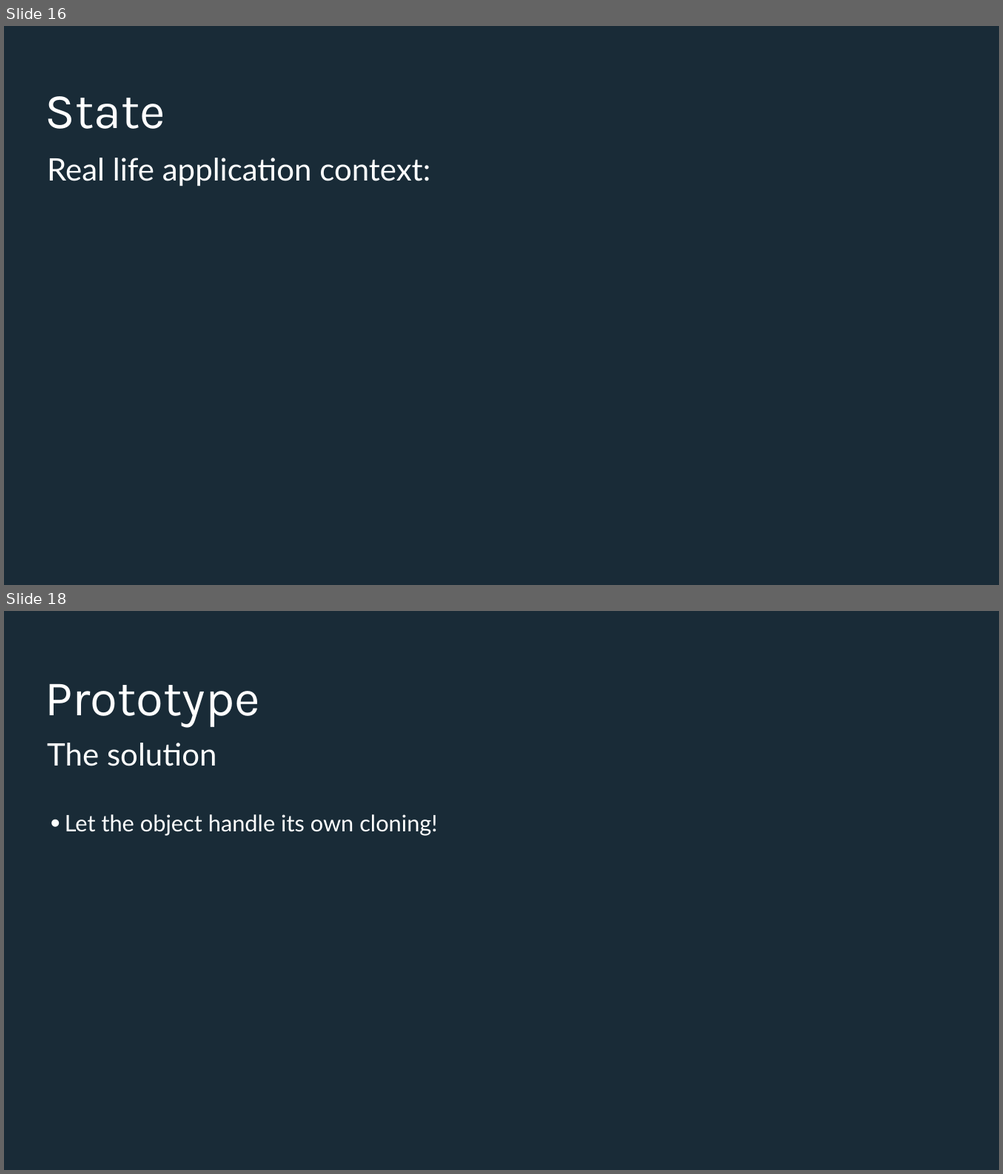
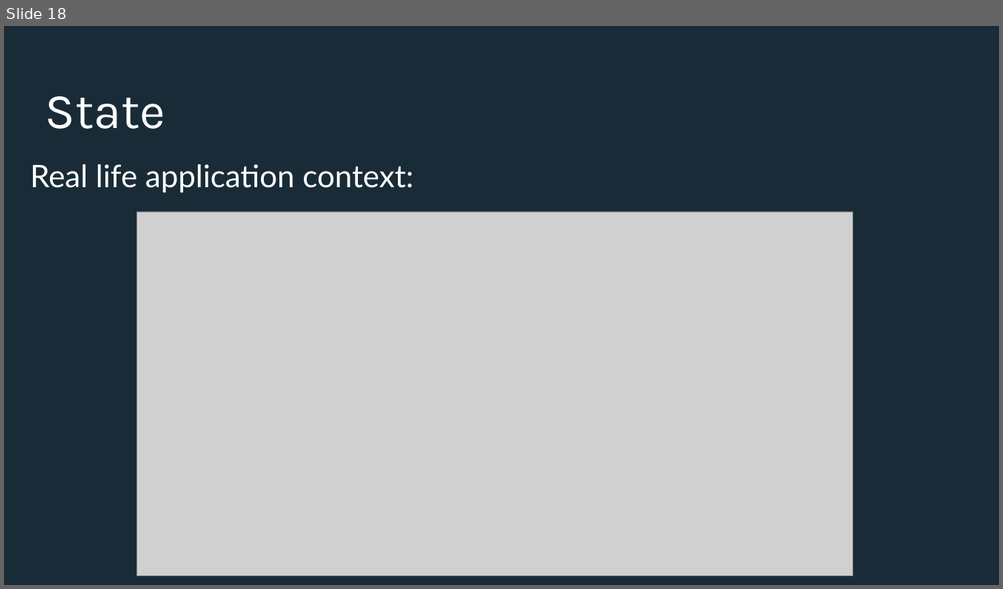
Before and after one commit to Iamsdl/Endava-DesignPatterns, a slide deck: PPT/Back to the basics, explaining design patterns with real life examples - Adapter & State.pptx. Shown one above the other, each under a label of ours: slides 16 and 18 before the commit, slide 18 after it; the slides between them are not shown. The pictures are 1003x1174 and 1003x589 pixels, drawn with LibreOffice and Linux fonts; fonts in the diff are those of the drawing; grey boxes stand for pictures; background and template pictures are left out. Boxes give left, top, right and bottom in pixels: in the first picture for what was removed or moved away, otherwise in the second. Text is boxed around its words. In the diff, an @@ line names an element or a change of style, - is before the commit and + after.

```diff
--- a/PPT/Back to the basics, explaining design patterns with real life examples - Adapter & State.pptx
+++ b/PPT/Back to the basics, explaining design patterns with real life examples - Adapter & State.pptx
@@ slide 18 removed at bbox=[4, 611, 999, 1170], background #192B37 @@
@@ title removed at bbox=[45, 684, 259, 728] @@
-Prototype
@@ text removed at bbox=[47, 743, 216, 766] @@
-The solution
@@ text removed at bbox=[65, 815, 437, 836] @@
-• Let the object handle its own cloning!
@@ what was slide 16 is now slide 18 @@
@@ slide 18 changed as well @@
@@ text "Real life application context:": place and size @@
-text "Real life application context:" at bbox=[47, 158, 430, 187]
+text "Real life application context:" at bbox=[30, 164, 413, 193]
@@ picture added at bbox=[136, 212, 852, 576] @@
```
Also in this commit, not shown: 16 other slides changed, 3 slides added, 1 other slide removed.
